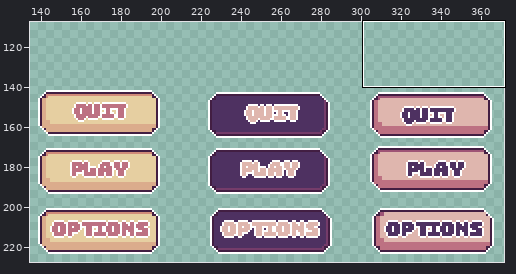
Pixel-art file -- assets/gfx/BUTTONS ONLY.ase. Above: a wide view before the commit, with the close-up outlined.
Close-up. First the earlier version:
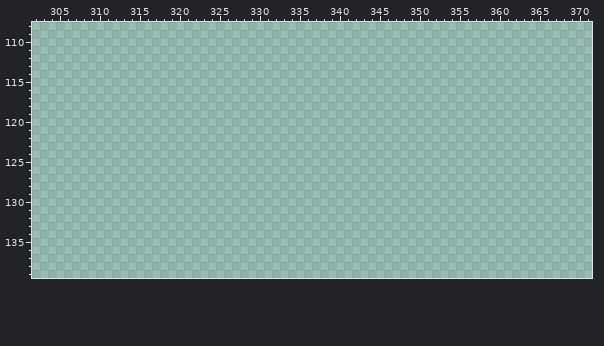
480x270 pixels, 1 frame. Shown: x 302..371, y 108..139. The wide view leaves out empty margins. The commit also changed other parts of the picture, which this record leaves out.
Visible layers, top first: "START PRESSED", "OPTIONS PRESSED", "BUTTON GO HOVER", "BUTTON OPTIONS HOVER", "quit pressed", "quit hover", "quit normal button", "BUTTON GO", "BUTTON OPTIONS".
Palette (. is transparent): 
The result:
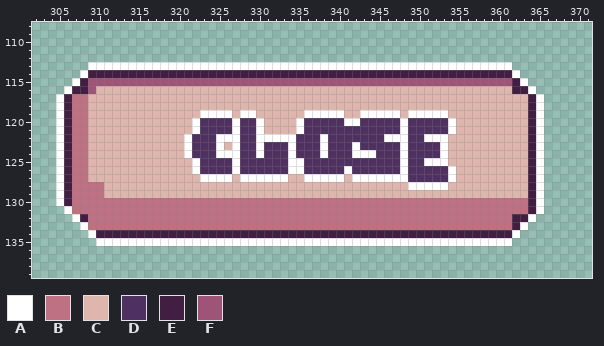
Colours new in this view: A #ffffff  B #bd7182  C #dfb6ae  D #4e3161  E #421e42  F #9e5476
Diff:
layer "close normal button" added
Layer "close normal button":
y 113: x 309..361 ..................................................... -> AAAAAAAAAAAAAAAAAAAAAAAAAAAAAAAAAAAAAAAAAAAAAAAAAAAAA
y 114: x 308..362 ....................................................... -> AEEEEEEEEEEEEEEEEEEEEEEEEEEEEEEEEEEEEEEEEEEEEEEEEEEEEEA
y 115: x 307..363 ......................................................... -> AEFFFFFFFFFFFFFFFFFFFFFFFFFFFFFFFFFFFFFFFFFFFFFFFFFFFFFEA
y 116: x 306..364 ........................................................... -> AEEFCCCCCCCCCCCCCCCCCCCCCCCCCCCCCCCCCCCCCCCCCCCCCCCCCCCCEEA
y 117..118: x 305..365 ............................................................. -> AEBBCCCCCCCCCCCCCCCCCCCCCCCCCCCCCCCCCCCCCCCCCCCCCCCCCCCCCCCEA
y 119: x 305..365 ............................................................. -> AEBBCCCCCCCCCCCCCCAAAACAACCCCCCAAAAACCAAAAACAAAAACCCCCCCCCCEA
y 120: x 305..365 ............................................................. -> AEBBCCCCCCCCCCCCCADDDDADDACCCCADDDDDAADDDDDADDDDDACCCCCCCCCEA
y 121: x 305..365 ............................................................. -> AEBBCCCCCCCCCCCCCADDDDADDACCCCADDDDDDDDDDDDADDDDDACCCCCCCCCEA
y 122: x 305..365 ............................................................. -> AEBBCCCCCCCCCCCCADDDAAADDAAAAADDDADDDDDDDAAADDAAACCCCCCCCCCEA
y 123: x 305..365 ............................................................. -> AEBBCCCCCCCCCCCCADDDACADDADDDADDDADDDADDDDDADDDDACCCCCCCCCCEA
y 124: x 305..365 ............................................................. -> AEBBCCCCCCCCCCCCADDDAAADDADDDADDDADDDAAADDDADDDDACCCCCCCCCCEA
y 125: x 305..365 ............................................................. -> AEBBCCCCCCCCCCCCCADDDDADDDDDDAADDDDDDDDDDDDADDAAACCCCCCCCCCEA
y 126: x 305..365 ............................................................. -> AEBBCCCCCCCCCCCCCADDDDADDDDDDAADDDDDADDDDDDADDDDDACCCCCCCCCEA
y 127: x 305..365 ............................................................. -> AEBBCCCCCCCCCCCCCCAAAACAAAAAACCAAAAACAAAAAAADDDDDACCCCCCCCCEA
y 128: x 305..365 ............................................................. -> AEBBBBCCCCCCCCCCCCCCCCCCCCCCCCCCCCCCCCCCCCCCAAAAACCCCCCCCCCEA
y 129: x 305..365 ............................................................. -> AEBBBBCCCCCCCCCCCCCCCCCCCCCCCCCCCCCCCCCCCCCCCCCCCCCCCCCCCCCEA
y 130: x 305..365 ............................................................. -> AEBBBBBBBBBBBBBBBBBBBBBBBBBBBBBBBBBBBBBBBBBBBBBBBBBBBBBBBBBEA
y 131: x 306..365 ............................................................ -> ABBBBBBBBBBBBBBBBBBBBBBBBBBBBBBBBBBBBBBBBBBBBBBBBBBBBBBBBBEA
y 132: x 307..364 .......................................................... -> AEBBBBBBBBBBBBBBBBBBBBBBBBBBBBBBBBBBBBBBBBBBBBBBBBBBBBBEEA
y 133: x 308..363 ........................................................ -> ABBBBBBBBBBBBBBBBBBBBBBBBBBBBBBBBBBBBBBBBBBBBBBBBBBBBBEA
y 134: x 309..362 ...................................................... -> AEEEEEEEEEEEEEEEEEEEEEEEEEEEEEEEEEEEEEEEEEEEEEEEEEEEEA
y 135: x 310..361 .................................................... -> AAAAAAAAAAAAAAAAAAAAAAAAAAAAAAAAAAAAAAAAAAAAAAAAAAAA
Changed places in both close-ups, as pixel boxes (x1, y1, x2, y2):
added: (56, 62, 544, 246)
